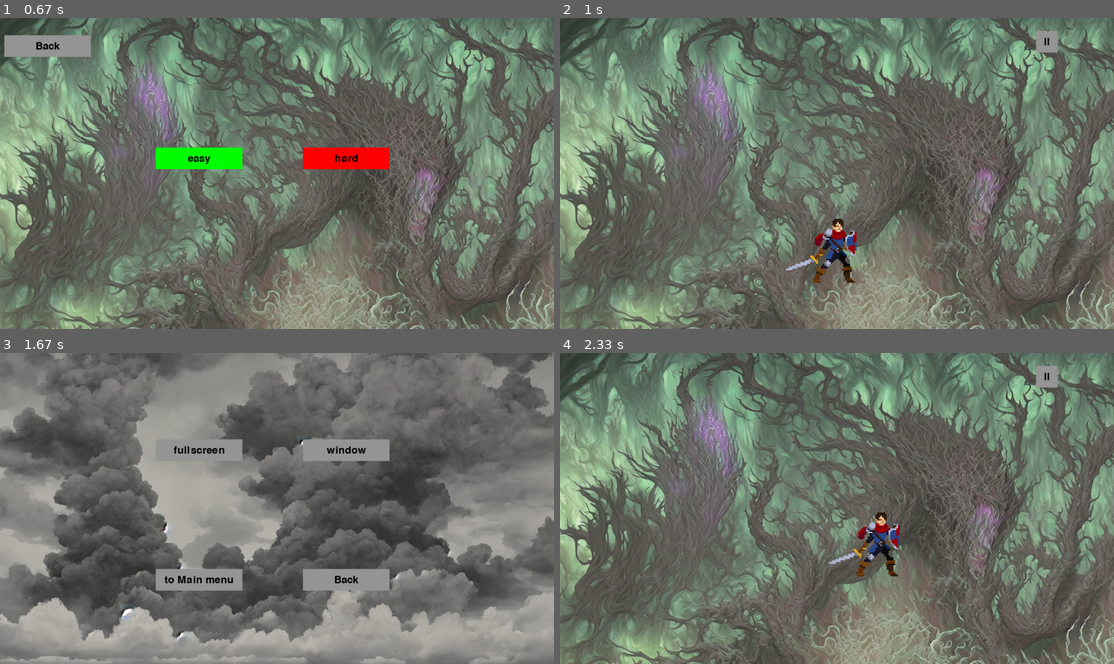
Above: before the commit, frames 1-4 (two rows, left to right).
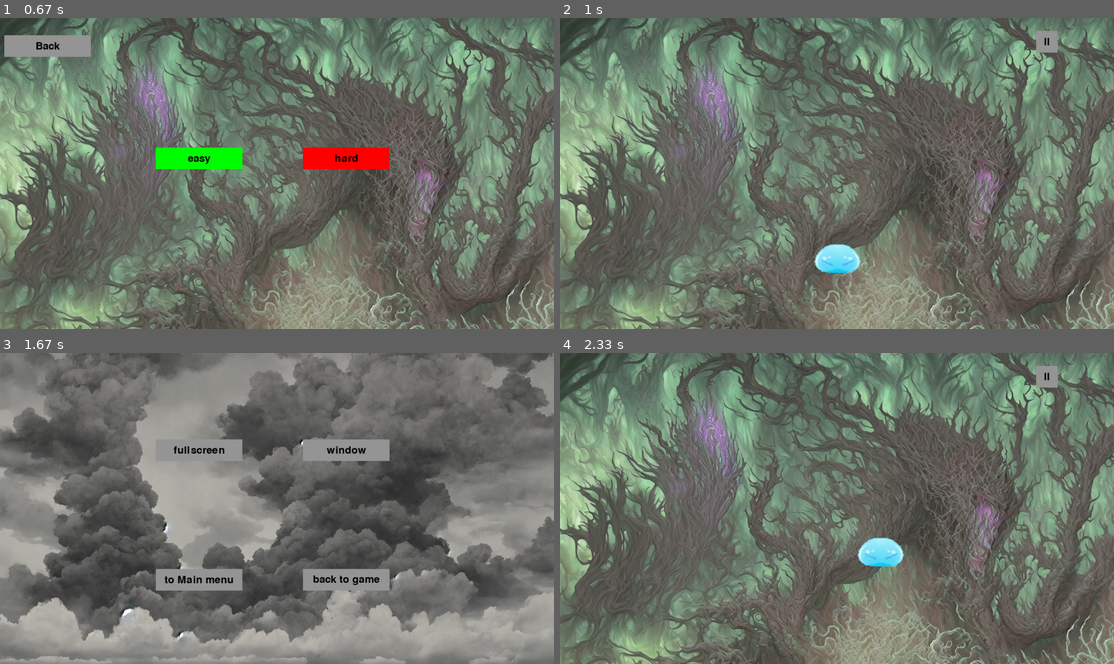
Above: after the commit, the same moments.

Repository: thanin66/basedefence
Game: pygame game, started from game.py
Same seed, same stepped clock (60 frames per second), same inputs: the game is played once before the commit and once after it.
Inputs (mouse positions are in pixels of both pictures, inside the frame that each line leads up to):
- Up to frame 1 (0.67 s): click "Start" at 0.38 s
- Up to frame 2 (1 s): click "easy" at 0.72 s
- Up to frame 3 (1.67 s): tap Space at 1 s; click "ll" at 1.38 s
- Up to frame 4 (2.33 s): click (892, 576) at 1.72 s; hold D from 2 s (still down); tap Space at 2.07 s

Frame 1 is identical in both runs. In frame 2, 1.2% of the frame differs, in the area x 40-55%, y 64-86%; in frame 3, 0.2%; in frame 4, 1.2%, in the area x 48-63%, y 51-72%.

Commit message:
เซฟเเล้ว

Diff:
--- a/game.py
+++ b/game.py
@@ -1,6 +1,5 @@
 import pygame
 from pygame import mixer
-
 import sys
 
 # Initialize pygame font module
@@ -57,8 +56,8 @@
 
     def __init__(self,action = None, x = 0, y = 720 , hp = 100, dmg = 11, speed = 2,):
         super().__init__()
-        self.image =pygame.image.load(f'Knight/Idle/0.png')
-        self.image = pygame.transform.scale(self.image, (self.image.get_width() * 3.7 , self.image.get_height() * 3.7 ))
+        self.image =pygame.image.load(f'images/character/001.png')
+        self.image = pygame.transform.scale(self.image, (self.image.get_width()//4 , self.image.get_height() //4))
         self.rect = self.image.get_rect()
         self.rect.center = (SCREEN_WIDTH // 2, SCREEN_HEIGHT // 2)
 
@@ -73,6 +72,7 @@
         self.velocity_y = 0
 
 
+
     def apply_gravity(self):
         # ในแต่ละเฟรม ความเร็วในแนวตั้งจะเพิ่มขึ้นตามค่าแรงโน้มถ่วง
         self.velocity_y += Player.GRAVITY
@@ -81,6 +81,11 @@
     def jump(self, jump_strength):
         # เมื่อกระโดด ความเร็วในแนวตั้งจะถูกเซ็ตให้เป็นค่าของ jump_strength
         self.velocity_y = -jump_strength
+    def jump(self):
+        # กระโดดเฉพาะเมื่ออยู่บนพื้น
+        if self.rect.bottom >= SCREEN_HEIGHT - 100:
+            self.y = self.jump_power
+
     def update(self):
         # อัพเดทตำแหน่งของผู้เล่น
         self.rect.x += self.x
@@ -94,12 +99,6 @@
             self.rect.top = 0
         elif self.rect.bottom > SCREEN_HEIGHT-100:
             self.rect.bottom = SCREEN_HEIGHT - 100
-
-    def jump(self):
-        # กระโดดเฉพาะเมื่ออยู่บนพื้น
-        if self.rect.bottom >= SCREEN_HEIGHT - 100:
-            self.y = self.jump_power
-
 class inventory :
     ()
 
@@ -236,7 +235,7 @@
 
         # สร้างปุ่ม Back
         back_button_rect = pygame.Rect(700, 500, button_width, button_height)
-        draw_button(screen, back_button_rect.x, back_button_rect.y, button_width, button_height, "Back", gray)
+        draw_button(screen, back_button_rect.x, back_button_rect.y, button_width, button_height, "back to game", gray)
 
         main_button_rect = pygame.Rect(360, 500, button_width, button_height)
         draw_button(screen, main_button_rect.x, main_button_rect.y, button_width, button_height, "to Main menu", gray)
Renamed: images/charactor/001.png -> images/character/001.png
